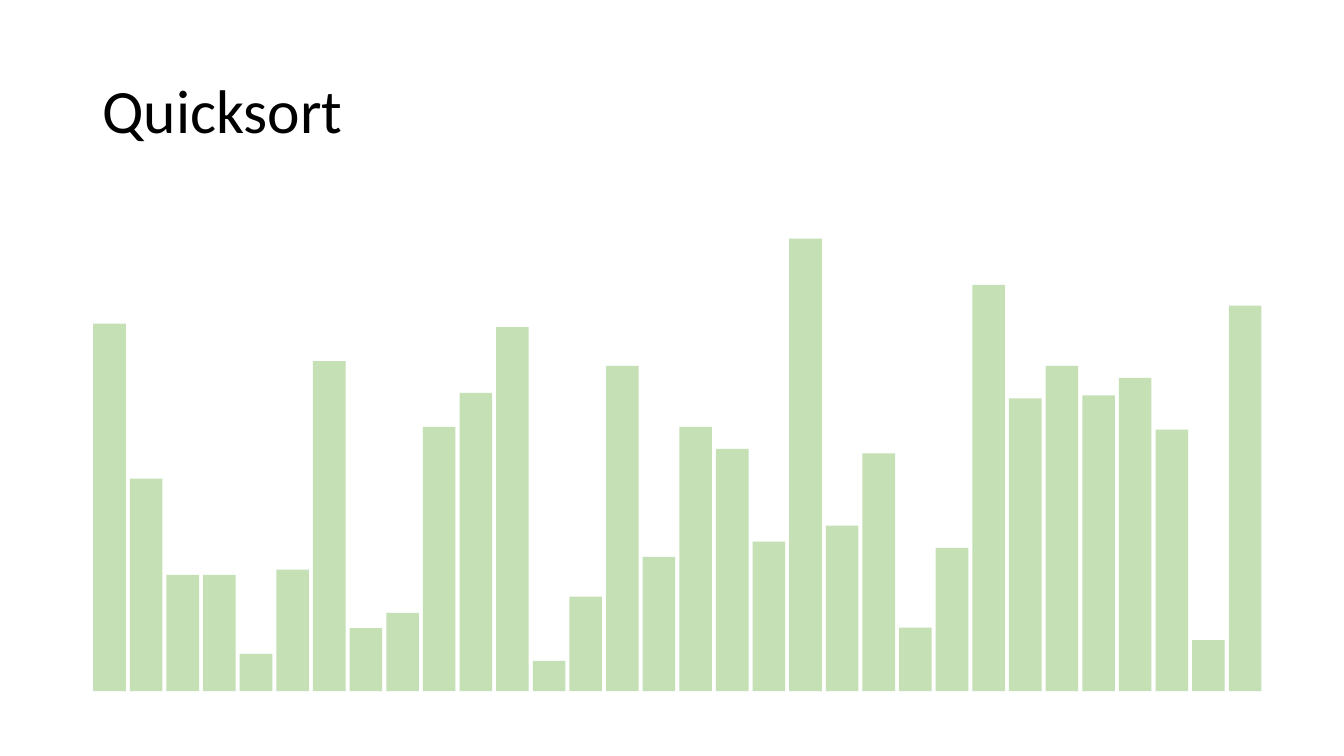
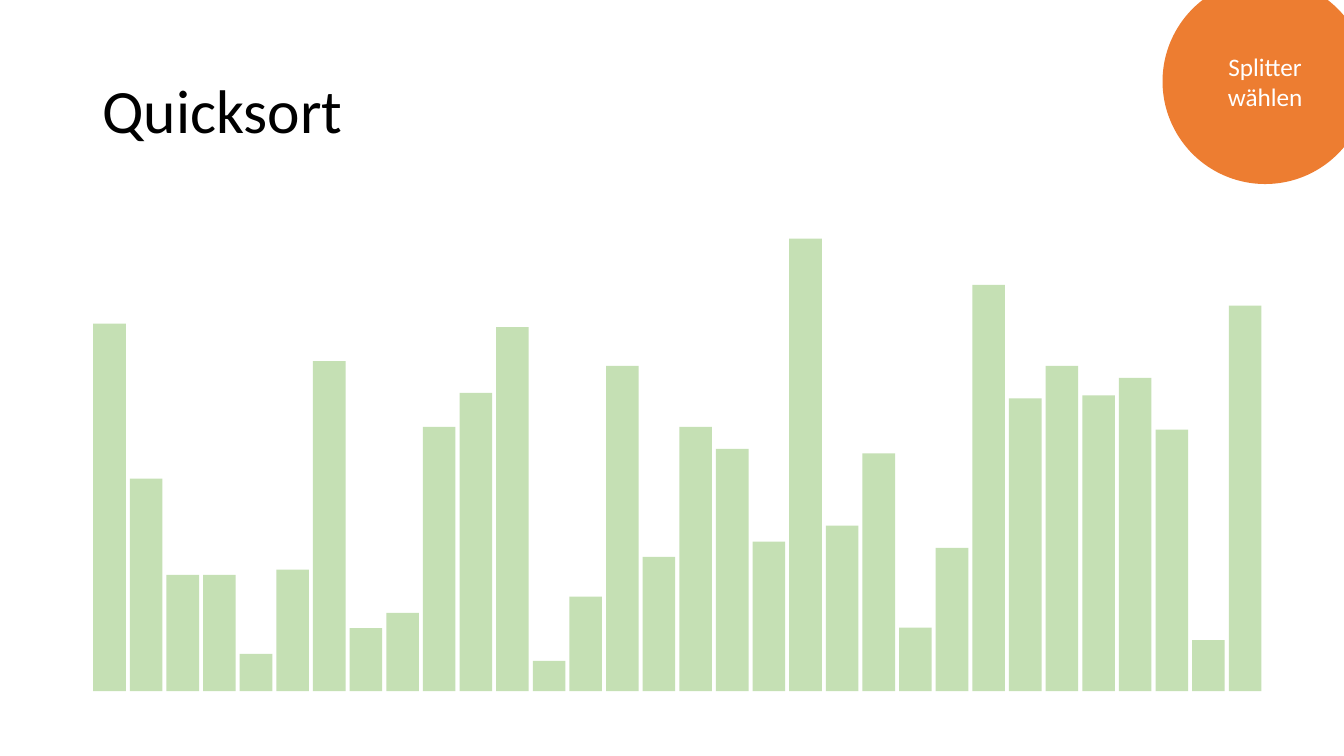
Before and after one commit to NikBenson/ALG, a slide deck: slide 5 of presentation/main.pptx (slide 2 before the commit). Drawn at 1344x756 pixels with LibreOffice and Linux fonts; fonts in the diff are those of the drawing. Boxes give left, top, right and bottom in pixels: in the first picture for what was removed or moved away, otherwise in the second. Text is boxed around its words. In the diff, an @@ line names an element or a change of style, - is before the commit and + after.

```diff
--- a/presentation/main.pptx
+++ b/presentation/main.pptx
@@ ellipse added at [1163, 0, 1344, 185], fill #ED7D31, 18 pt, text #FFFFFF @@
+Splitter wählen
```
Also in this commit, not shown: 15 other slides changed, 7 slides added, 2 other files.
